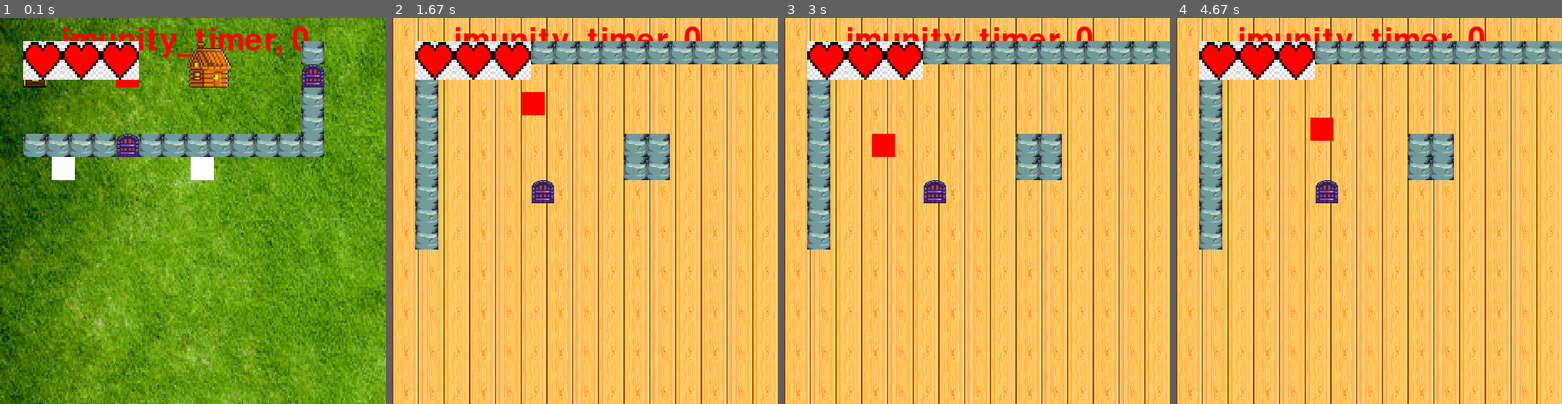
Above: before the commit, frames 1-4 (left to right).
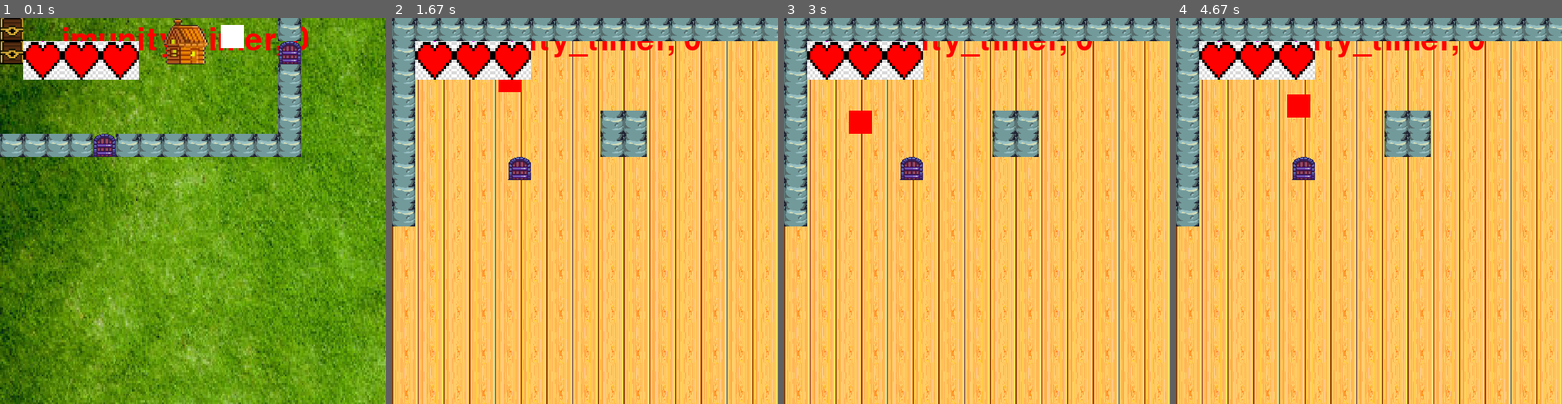
Above: after the commit, the same moments.

Repository: Doogi789/2d_spill
Game: pygame game, started from spill.py
The game is run twice, just before and just after one commit, with the same random seed, the same clock (stepped at 60 frames per second) and the same inputs.
Inputs:
- Up to frame 1 (0.1 s): no input
- Up to frame 2 (1.67 s): tap Space at 0.33 s; hold D 0.67-1.13 s; hold W 1.17-1.47 s; hold D from 1.5 s (still down)
- Up to frame 3 (3 s): release D at 1.97 s; hold A 2-2.53 s; hold S 2.57-2.87 s; hold A from 2.9 s (still down)
- Up to frame 4 (4.67 s): release A at 3.3 s; hold W 3.33-3.7 s; hold D 3.73-4.37 s; hold S from 4.4 s (still down)

The runs differ from the first frame. In frame 1, 8.5% of the frame differs, in the area x 0-84%, y 0-42%; in frame 2, 19%; in frame 3, 19%, in the area x 0-100%, y 0-60%; in frame 4, 19%.

Commit message:
random enemy generation but they can spawn in base remove border were I can t plass stuff

Diff:
--- a/spill.py
+++ b/spill.py
@@ -375,6 +375,7 @@
             self.can_use_sword = False
 
     def update_pos(self, player):
+        self.direction = player.direction
         if self.show_sword:
             self.timer += 1
             if player.direction == pygame.math.Vector2(0, 0):
@@ -579,6 +580,8 @@
         self.player_imunity = False
         self.imunity_timer = 0
 
+        self.buildings = {}
+
     def check_player(self):
         if self.player.hearts.dead:
             tekst = self.tekst_size.render("GAME OVER", True, RED)
@@ -610,6 +613,25 @@
             self.create_world("world.map")
             self.new_background_world = False
             self.in_building = False
+
+    def move_to_available_x_y(self, object_to_place):
+        #        if whatever in self.buildings:
+        #            raise RuntimeError(f"{whatever} is already in buldings")
+        for _ in range(3000):
+            x = randint(0, WORLD_HEIGHT)
+            y = randint(0, WORLD_WIDTH)
+            object_to_place.rect.move_ip(x, y)
+            for obj in self.all_objects:
+                if not object_to_place.rect.colliderect(
+                    obj.rect
+                ):  # og ikke i "home of player"
+                    #    if isinstance(object_to_place, (House, Tower)):
+                    #        self.buildings[object_to_place] = (x, y)
+
+                    # print(object_to_place, x, y, object_to_place.rect)
+                    object_to_place.x = x
+                    object_to_place.y = y
+                    return object_to_place
 
     def create_world(self, name: str):
         self.all_objects = pygame.sprite.Group()
@@ -628,6 +650,12 @@
         else:
             self.background_image = pygame.image.load("main.background.jpg")
 
+            for _ in range(4):
+                enemy = Enemy(self.screen, "enemy", 0, 0)
+                self.move_to_available_x_y(enemy)
+                self.enemies.add(enemy)
+                self.all_objects.add(enemy)
+
         self.background_image = pygame.transform.scale(
             self.background_image, (WORLD_WIDTH, WORLD_HEIGHT)
         )
@@ -638,12 +666,15 @@
         y = 0
         player = None
         sword = None
+        round_y = 0
+        round_x = 0
         with open(name, "r", encoding="utf-8") as kart:
             for line in kart.readlines():
-                y += 30
-                x = 0
+                y = 30 * round_y
+                round_x = 0
                 for col in line:
-                    x += 30
+                    x = 30 * round_x
+                    round_x += 1
                     if col == ".":
                         continue
                     if col == "N":
@@ -671,6 +702,8 @@
                         obj = Door(self.screen, "door" + str(x) + str(y), x, y)
                         self.doors.add(obj)
 
+                round_y += 1
+
             if player is None or sword is None:
                 raise RuntimeWarning("player must be in the map")
 
--- a/world.map
+++ b/world.map
@@ -1,9 +1,10 @@
-C......H....X........................X
+C......H....X...................X
 C...P.......D...................X
-............X........T....H.....X
+.....x......X........T....H.....X
+............X...................X
 ............X...................X
 XXXXDXXXXXXXX...................X
-.E.....E.......................EX
+................................X
 ................................X
 ................................X
 ................................X
